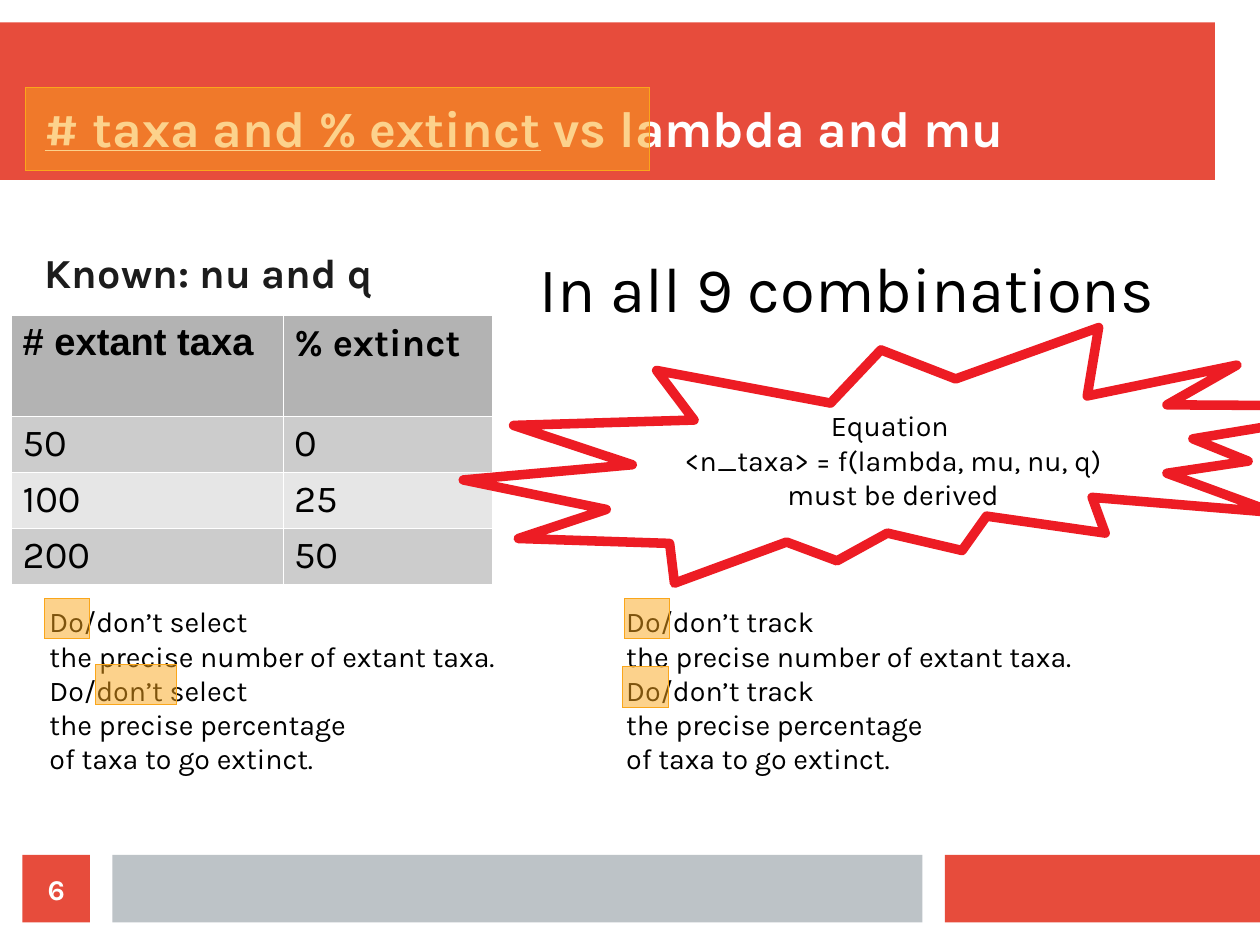
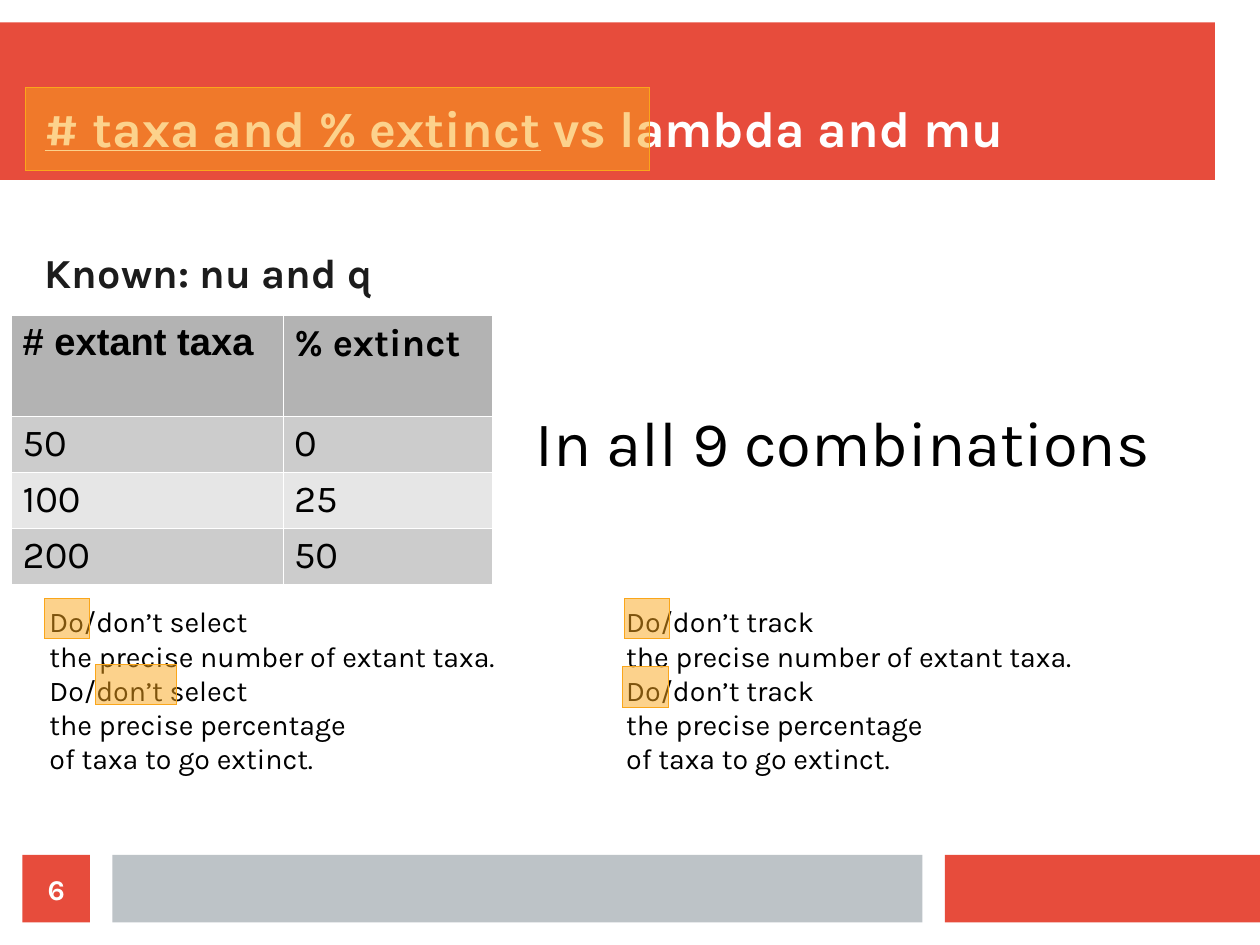
Before and after one commit to richelbilderbeek/razzo, a slide deck: slide 6 of doc/choices.odp. Drawn at 1260x945 pixels with LibreOffice and Linux fonts; fonts in the diff are those of the drawing. Boxes give left, top, right and bottom in pixels: in the first picture for what was removed or moved away, otherwise in the second. Text is boxed around its words. In the diff, an @@ line names an element or a change of style, - is before the commit and + after.

```diff
--- a/doc/choices.odp
+++ b/doc/choices.odp
@@ irregular seal removed at box(463, 328, 1260, 584) @@
-Equation
-<n_taxa> = f(lambda, mu, nu, q)
-must be derived
@@ text "In all 9 combinations" rewrapped from box(540, 268, 1154, 328) to box(536, 422, 1150, 467) @@
```
Also in this commit, not shown: 1 other slide changed, 1 other file.
